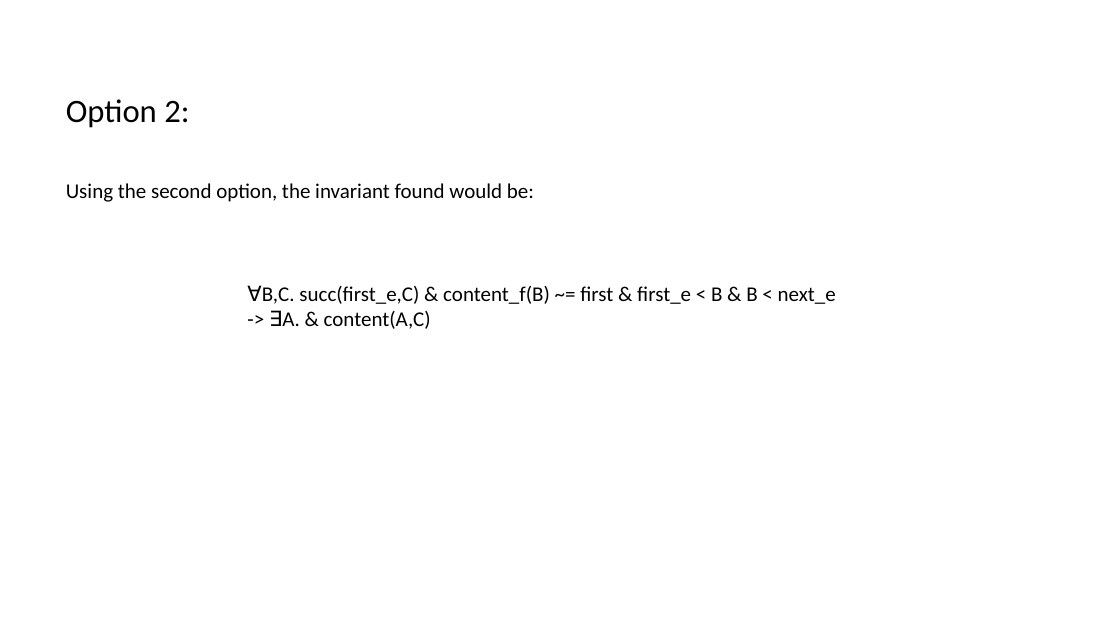
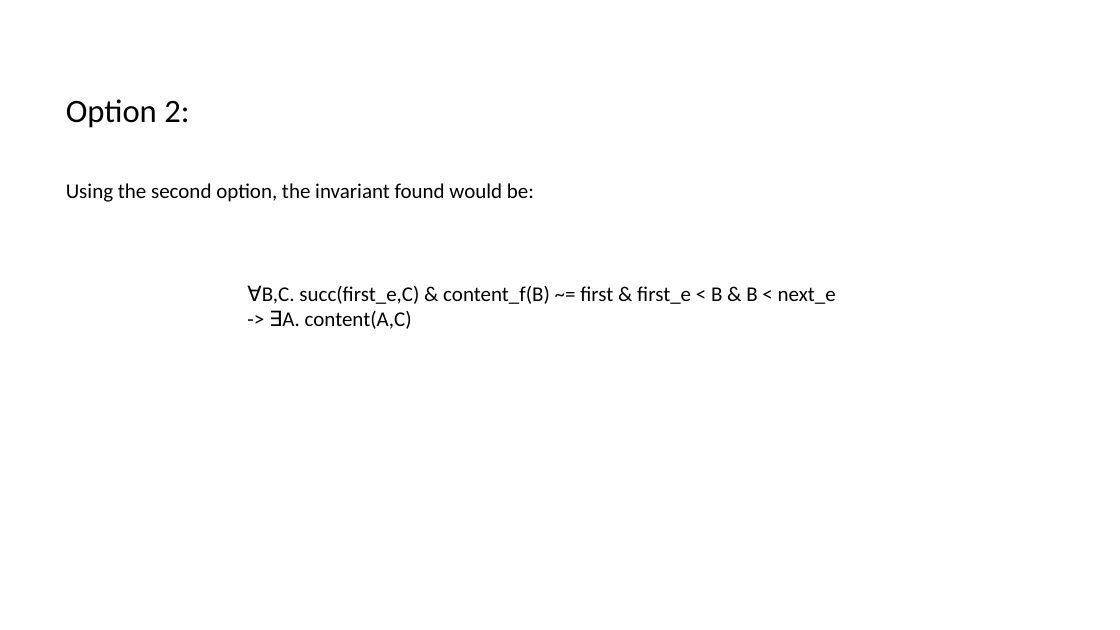
Before and after one commit to tjhance/ivy-research, a slide deck: slide 25 of invariant_synthesis/counterexample_generalization.pptx. Drawn at 1120x630 pixels with LibreOffice and Linux fonts; fonts in the diff are those of the drawing. Boxes give left, top, right and bottom in pixels: in the first picture for what was removed or moved away, otherwise in the second. Text is boxed around its words. In the diff, an @@ line names an element or a change of style, - is before the commit and + after.

```diff
--- a/invariant_synthesis/counterexample_generalization.pptx
+++ b/invariant_synthesis/counterexample_generalization.pptx
@@ text at [282,311,412,329]: text changed @@
--> ∃A. & content(A,C)
+-> ∃A. content(A,C)
```
Also in this commit, not shown: 1 other slide changed.
